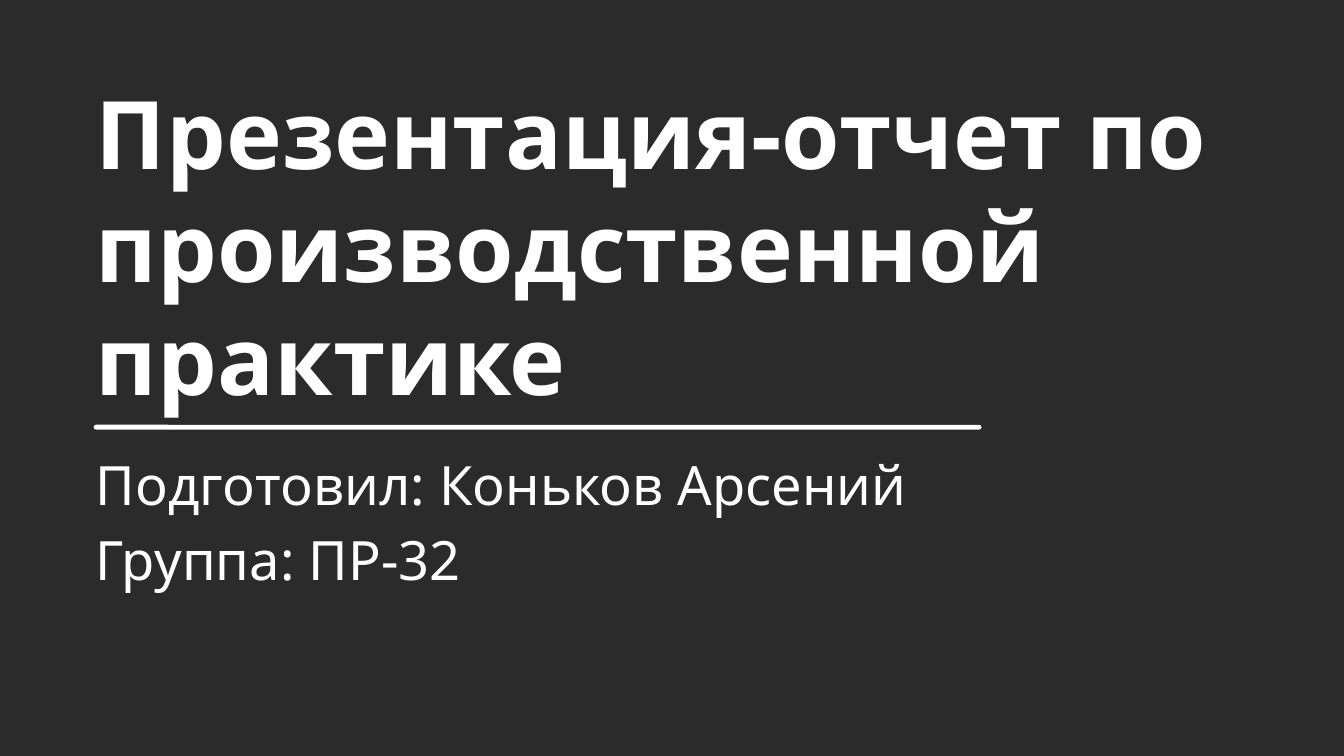
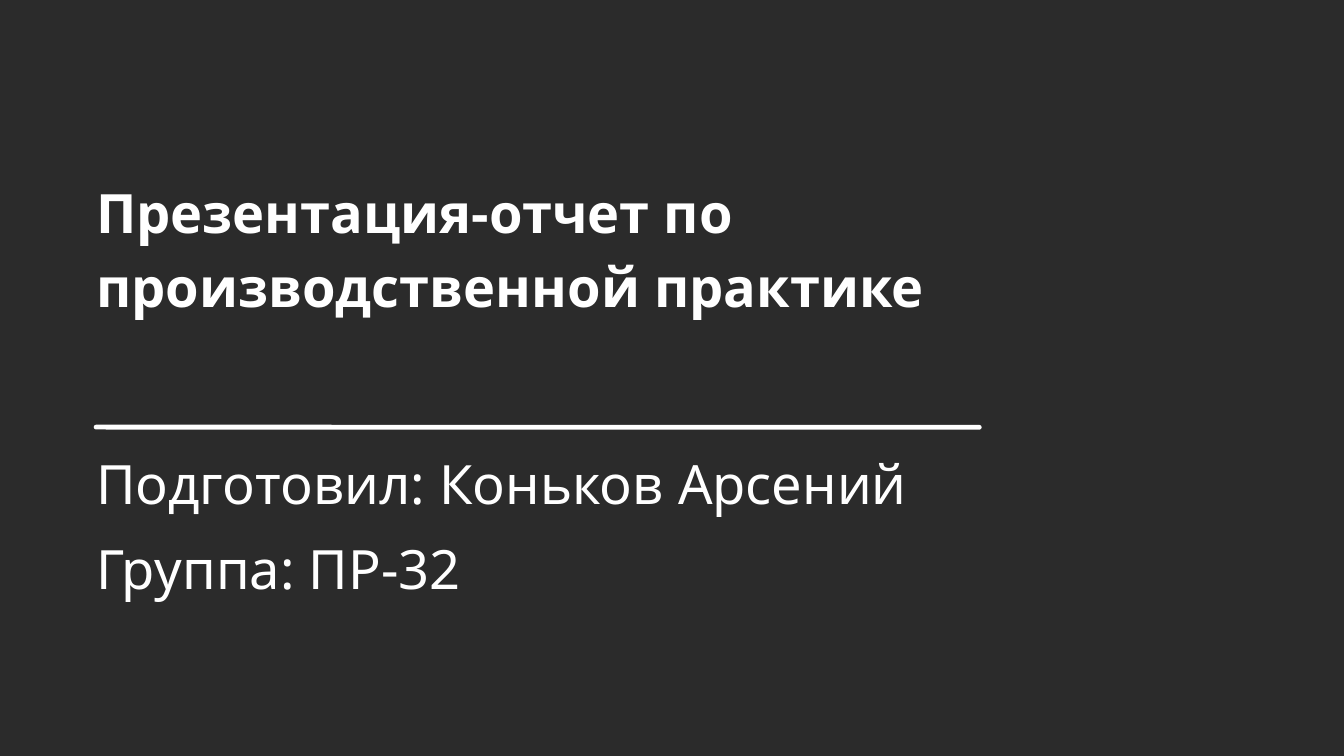
Before and after one commit to ghosterenko/PP_02_03, a slide deck: slide 1 of Docs/Призентация.odp. Drawn at 1344x756 pixels with LibreOffice and Linux fonts; fonts in the diff are those of the drawing; background and template pictures are left out; a plain dark background stands for a picture behind light text. Boxes give left, top, right and bottom in pixels: in the first picture for what was removed or moved away, otherwise in the second. Text is boxed around its words. In the diff, an @@ line names an element or a change of style, - is before the commit and + after.

```diff
--- a/Docs/Призентация.odp
+++ b/Docs/Призентация.odp
@@ title "Презентация-отчет по производственной практике" at box(96, 194, 923, 320): size 55.8 to 32 pt; line spacing 1 to 1.13 @@
@@ subtitle "Подготовил: Коньков Арсений" at box(96, 463, 907, 602): line spacing 1.15 to 1.13; line spacing 1.15 to 1.3 @@
```
Also in this commit, not shown: 2 other slides changed, 7 slides added, 1 slide removed, 1 other file.
